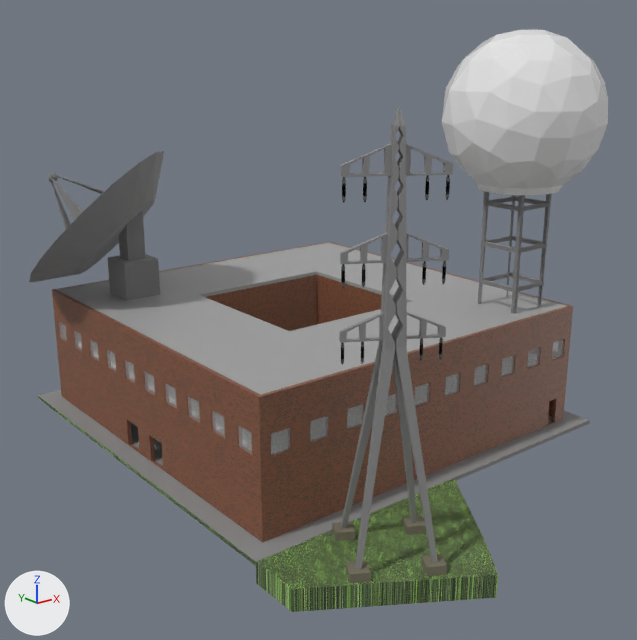
The glTF model Gangsta Wizards/Main/BUILDINGS/Business/News Building.glb as it was, and as the next commit left it.
Before and after are seen from a 50 mm camera at (-42.8, -55.3, 22.8) aimed at (-2.3, -4.7, 2.6). The axes (+X, +Y, +Z) are drawn at lower left. The lights are the same throughout. The first picture is the older version. Where no turn or scale is listed for an object, it has been applied to the vertices.

Names of what the first picture shows: 'Bases', 'Cube', 'Cube.001', 'Cube.002', 'Cube.003', 'Cube.011', 'Doppler Rader', 'Satellite', 'Tower', 'Undeveloped Land.001', 'Window', 'Window.003'.
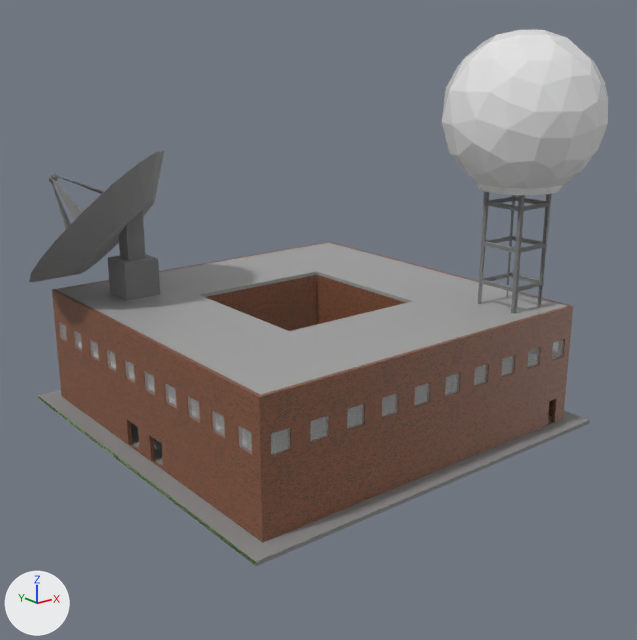
Pixel boxes (x1, y1, x2, y2) of what changed, in the pictures (637 x 640 px):
'Undeveloped Land.001', deleted (green): before (256, 478, 498, 612)
'Tower', deleted: before (339, 107, 453, 570)
    faces in mat_galvanized_steel (grey #adadad): (339, 107, 453, 570)
    faces in mat_coils (black #000000): (341, 175, 450, 365)
    faces in mat_steel (grey #8c8c8c): (341, 177, 450, 363)
'Bases', deleted: before (332, 516, 447, 583)

The edits, one by one:
Object 'Bases' (ob_bases) is deleted.
Object 'Tower' (ob_tower) is deleted.
Object 'Undeveloped Land.001' (ob_undeveloped_land_001) is deleted.
